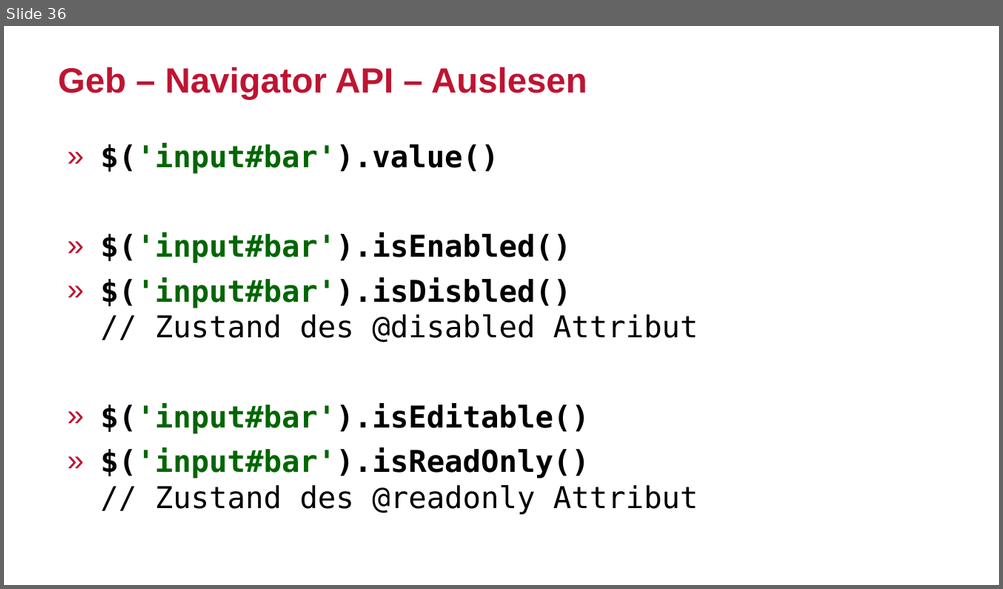
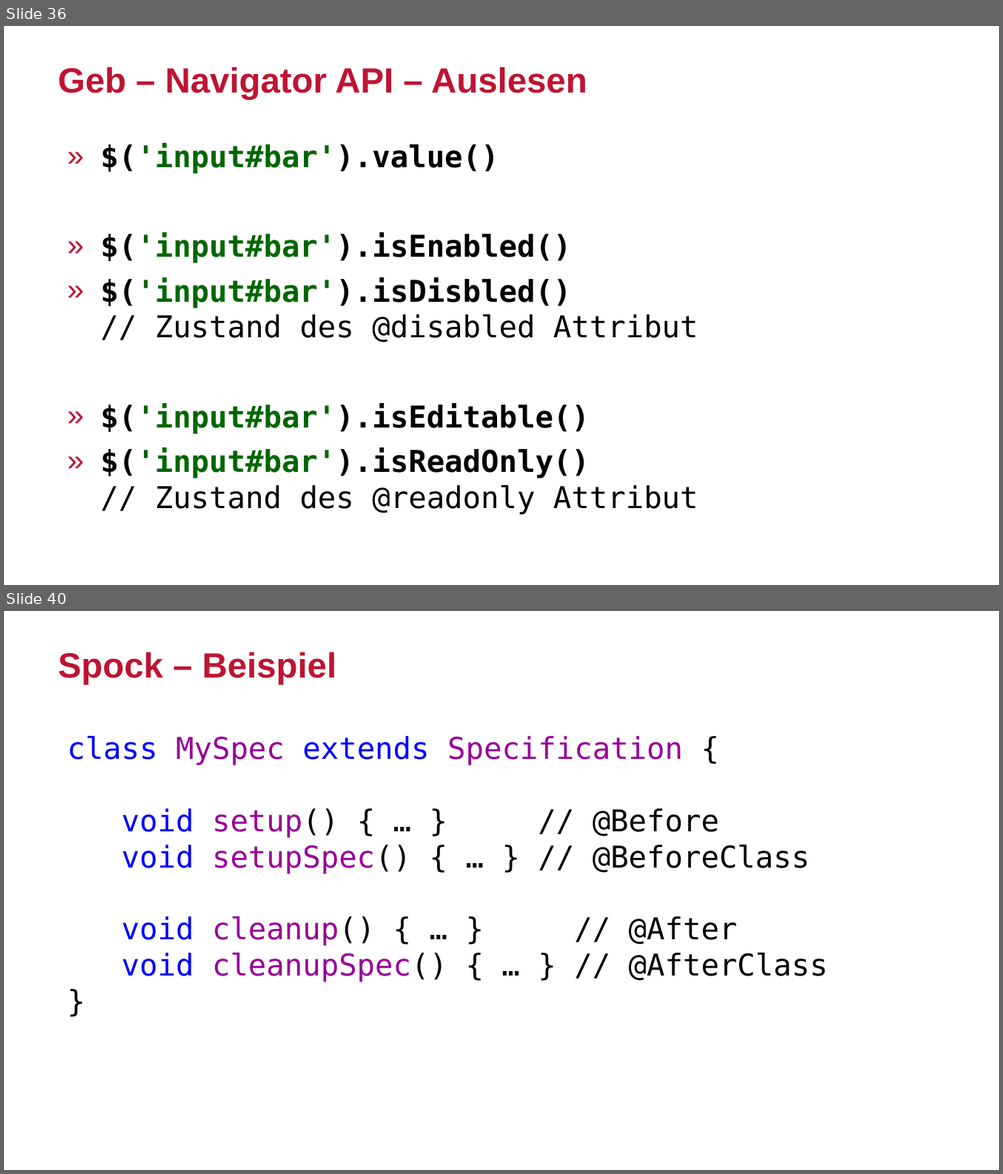
Before and after one commit to sclassen/sessions, a slide deck: javaland2017/ui-tests-with-geb/slides.odp. Shown one above the other, each under a label of ours: slide 36 before the commit, slides 36 and 40 after it; the slides between them are not shown. The pictures are 1003x589 and 1003x1174 pixels, drawn with LibreOffice and Linux fonts; fonts in the diff are those of the drawing; background and template pictures are left out. Boxes give left, top, right and bottom in pixels: in the first picture for what was removed or moved away, otherwise in the second. Text is boxed around its words. In the diff, an @@ line names an element or a change of style, - is before the commit and + after.

```diff
--- a/javaland2017/ui-tests-with-geb/slides.odp
+++ b/javaland2017/ui-tests-with-geb/slides.odp
@@ slide 40 added at (x1=4, y1=611, x2=999, y2=1170), background #FFFFFF @@
@@ title added at (x1=58, y1=652, x2=337, y2=684), 28 pt, text #BE1432, bold @@
+Spock – Beispiel
@@ text added at (x1=67, y1=736, x2=828, y2=982), 24 pt, text #000000 @@
+class MySpec extends Specification {
+void setup() { … } // @Before
+void setupSpec() { … } // @BeforeClass
+void cleanup() { … } // @After
+void cleanupSpec() { … } // @AfterClass
+}
```
Also in this commit, not shown: 7 other slides added.
